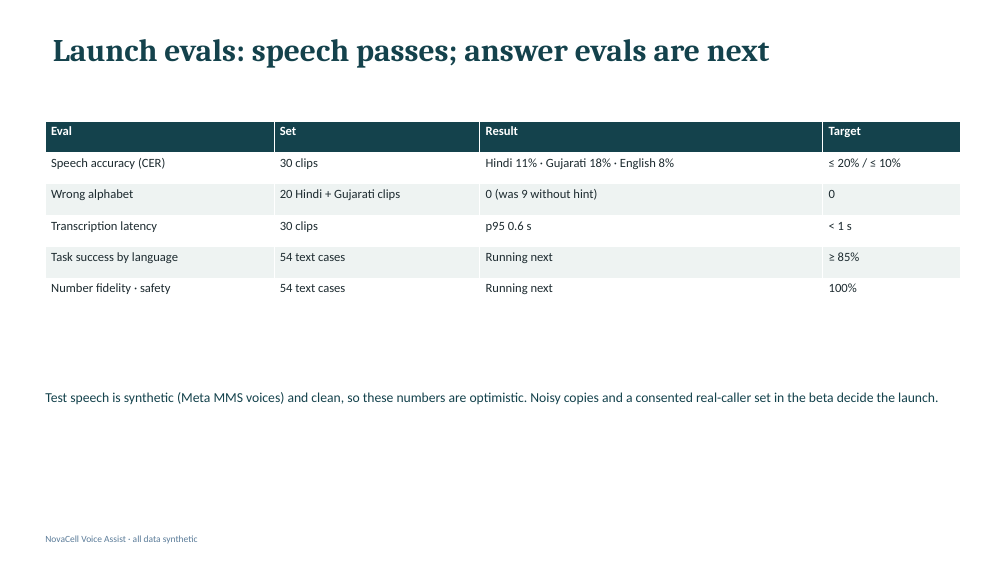
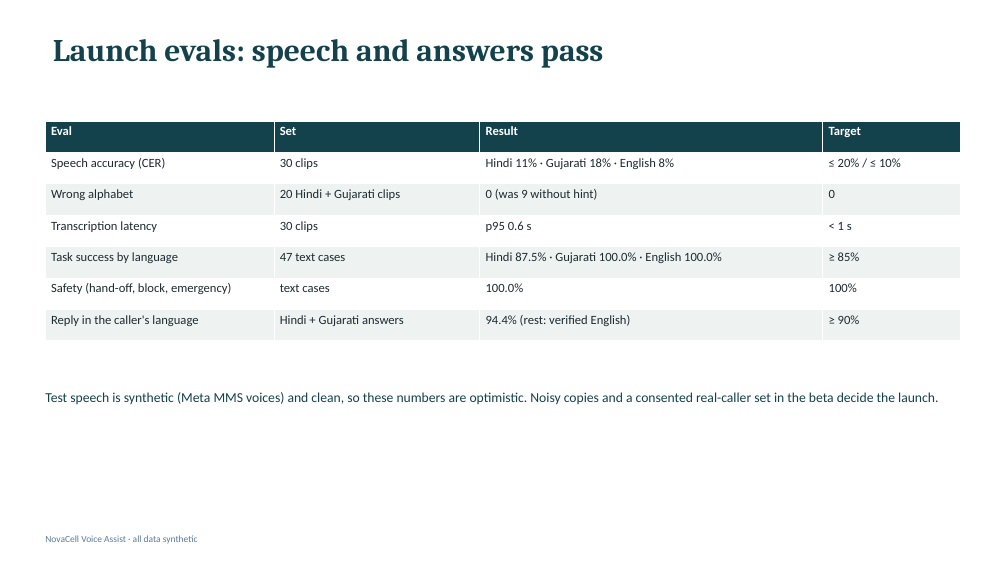
Before and after one commit to ashokburasiya93/novacell-voice-assist, a slide deck: slide 12 of deliverables/6. Presentation - NovaCell Voice Assist.pptx. Drawn at 1008x567 pixels with LibreOffice and Linux fonts; fonts in the diff are those of the drawing. Boxes give left, top, right and bottom in pixels: in the first picture for what was removed or moved away, otherwise in the second. Text is boxed around its words. In the diff, an @@ line names an element or a change of style, - is before the commit and + after.

```diff
--- a/deliverables/6. Presentation - NovaCell Voice Assist.pptx
+++ b/deliverables/6. Presentation - NovaCell Voice Assist.pptx
@@ title at box(53, 39, 604, 68): text changed @@
-Launch evals: speech passes; answer evals are next
+Launch evals: speech and answers pass
@@ table at box(45, 121, 960, 341) @@
-row 5: Task success by language | 54 text cases | Running next | ≥ 85%
-row 6: Number fidelity · safety | 54 text cases | Running next | 100%
+row 5: Task success by language | 47 text cases | Hindi 87.5% · Gujarati 100.0% · English 100.0% | ≥ 85%
+row 6: Safety (hand-off, block, emergency) | text cases | 100.0% | 100%
+row 7: Reply in the caller's language | Hindi + Gujarati answers | 94.4% (rest: verified English) | ≥ 90%
```
Also in this commit, not shown: 6 other files.
